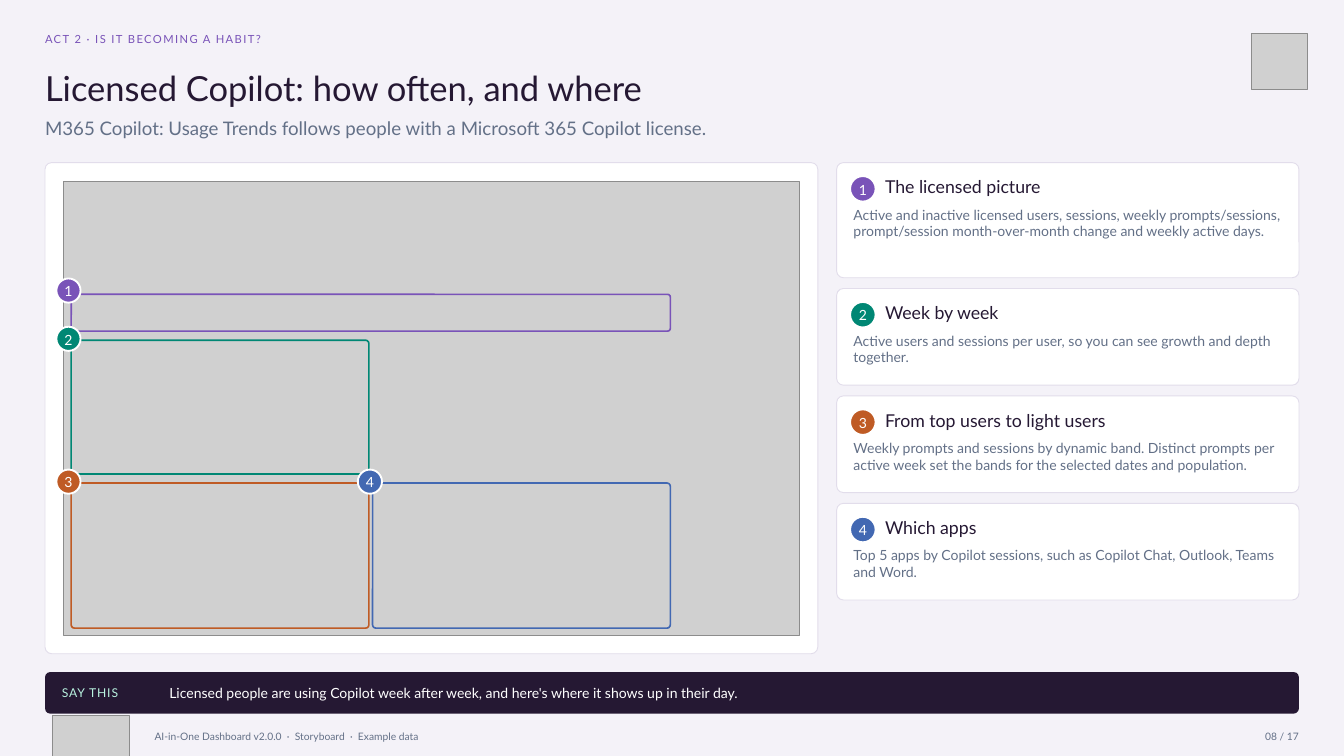
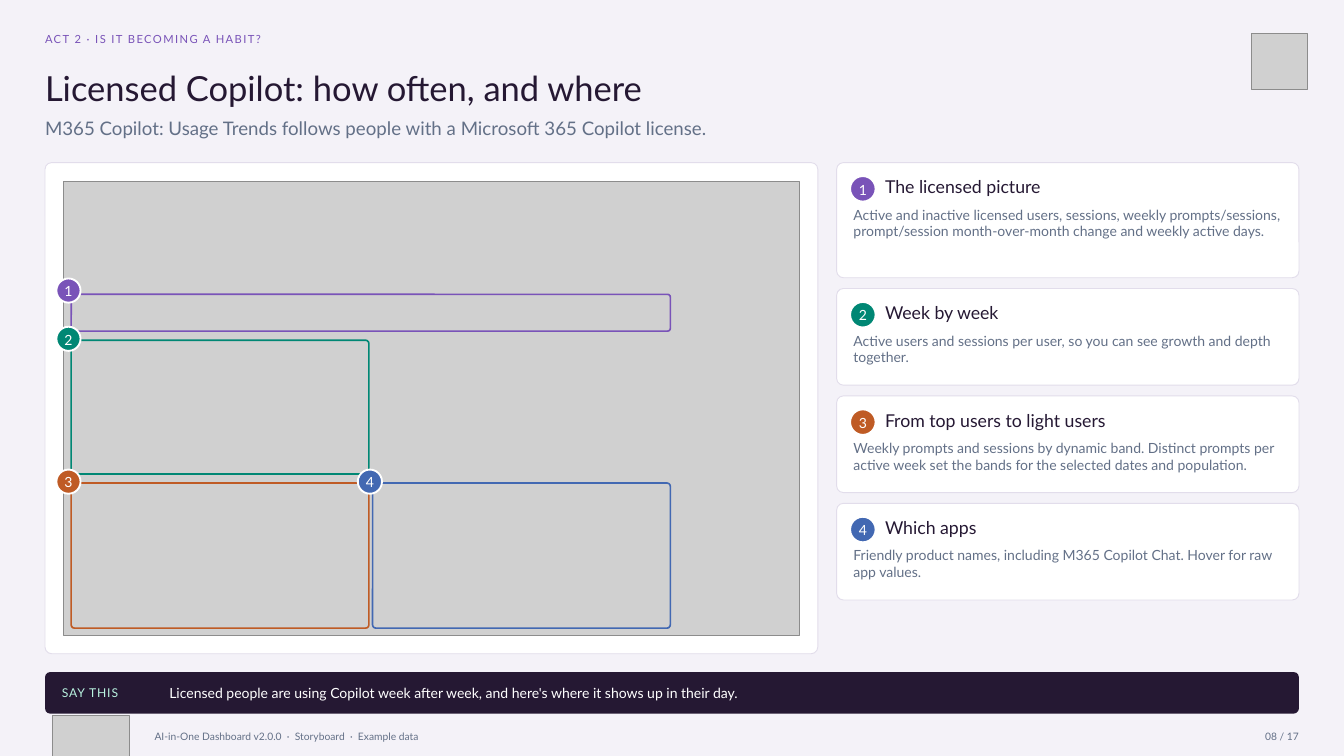
Before and after one commit to microsoft/AI-in-One-Dashboard, a slide deck: slide 8 of AI-in-One-v2.0.0-Storyboard.pptx. Drawn at 1344x756 pixels with LibreOffice and Linux fonts; fonts in the diff are those of the drawing; grey boxes stand for pictures. Boxes give left, top, right and bottom in pixels: in the first picture for what was removed or moved away, otherwise in the second. Text is boxed around its words. In the diff, an @@ line names an element or a change of style, - is before the commit and + after.

```diff
--- a/AI-in-One-v2.0.0-Storyboard.pptx
+++ b/AI-in-One-v2.0.0-Storyboard.pptx
@@ text at [853, 549, 1272, 580]: text changed @@
-Top 5 apps by Copilot sessions, such as Copilot Chat, Outlook, Teams and Word.
+Friendly product names, including M365 Copilot Chat. Hover for raw app values.
```
Also in this commit, not shown: 9 other slides changed, 49 other files.
